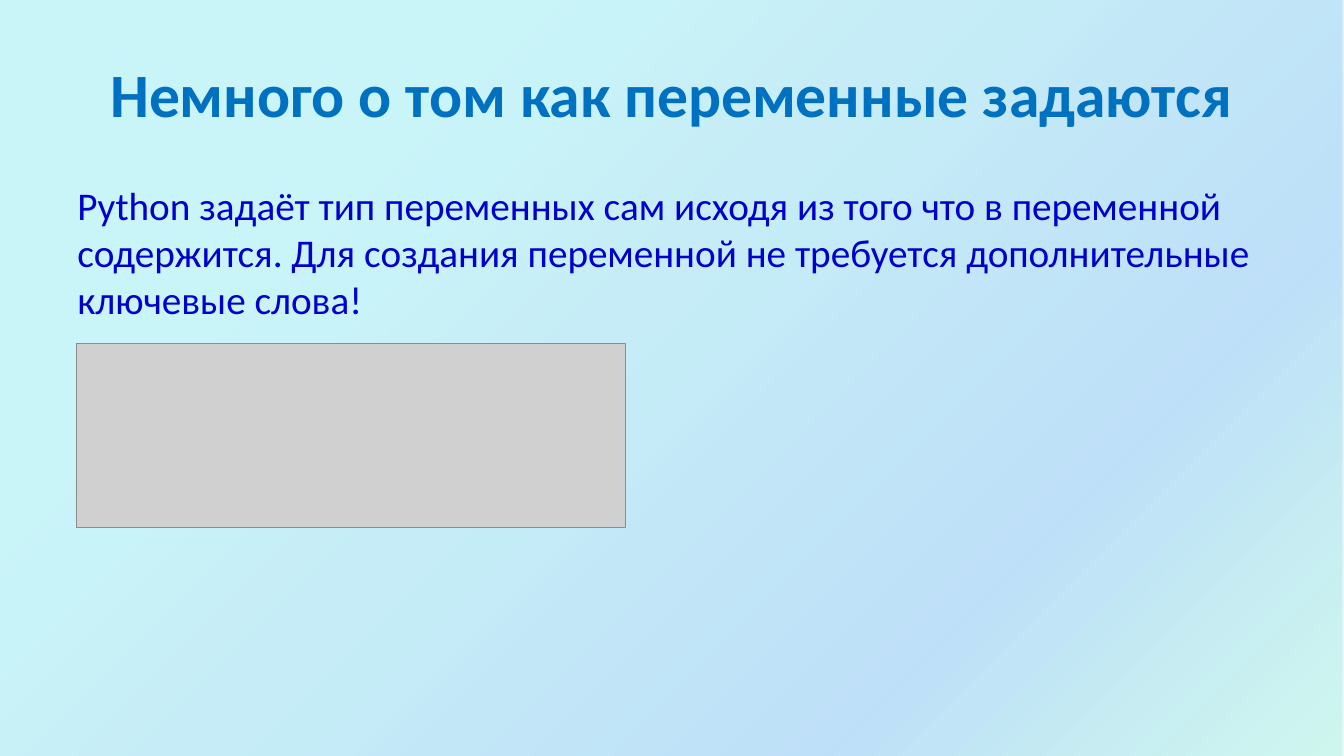
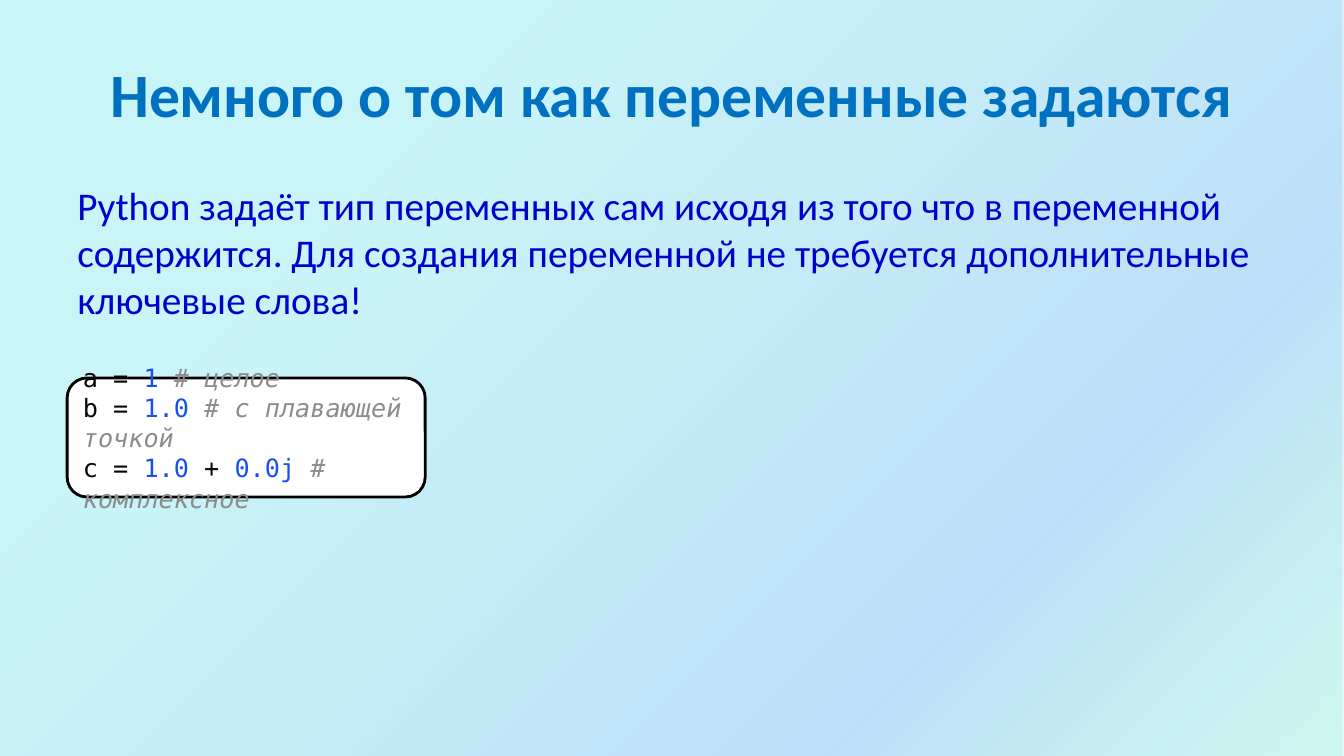
Before and after one commit to divorcehehehe/python, a slide deck: slide 8 of lesson01/Introduction.pptx. Drawn at 1344x756 pixels with LibreOffice and Linux fonts; fonts in the diff are those of the drawing; grey boxes stand for pictures; background and template pictures are left out. Boxes give left, top, right and bottom in pixels: in the first picture for what was removed or moved away, otherwise in the second. Text is boxed around its words. In the diff, an @@ line names an element or a change of style, - is before the commit and + after.

```diff
--- a/lesson01/Introduction.pptx
+++ b/lesson01/Introduction.pptx
@@ picture removed at [77,344,626,528] @@
@@ rounded rectangle added at [68,378,425,497], fill #FFFFFF, outline #000000 2 pt, 18 pt, text #8C8C8C, italic @@
+a = 1 # целое
+b = 1.0 # с плавающей точкой
+c = 1.0 + 0.0j # комплексное
```
Also in this commit, not shown: 14 other slides changed, 1 slide added, 39 slides removed.
